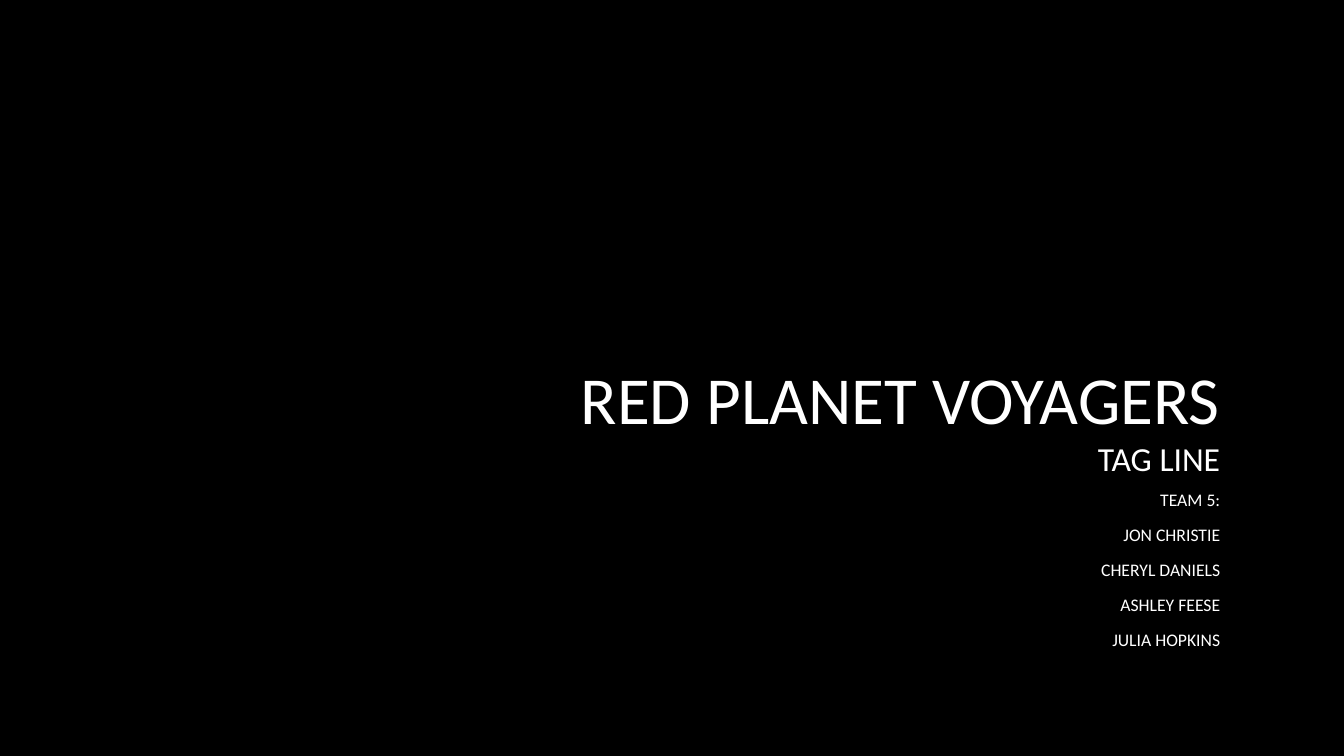
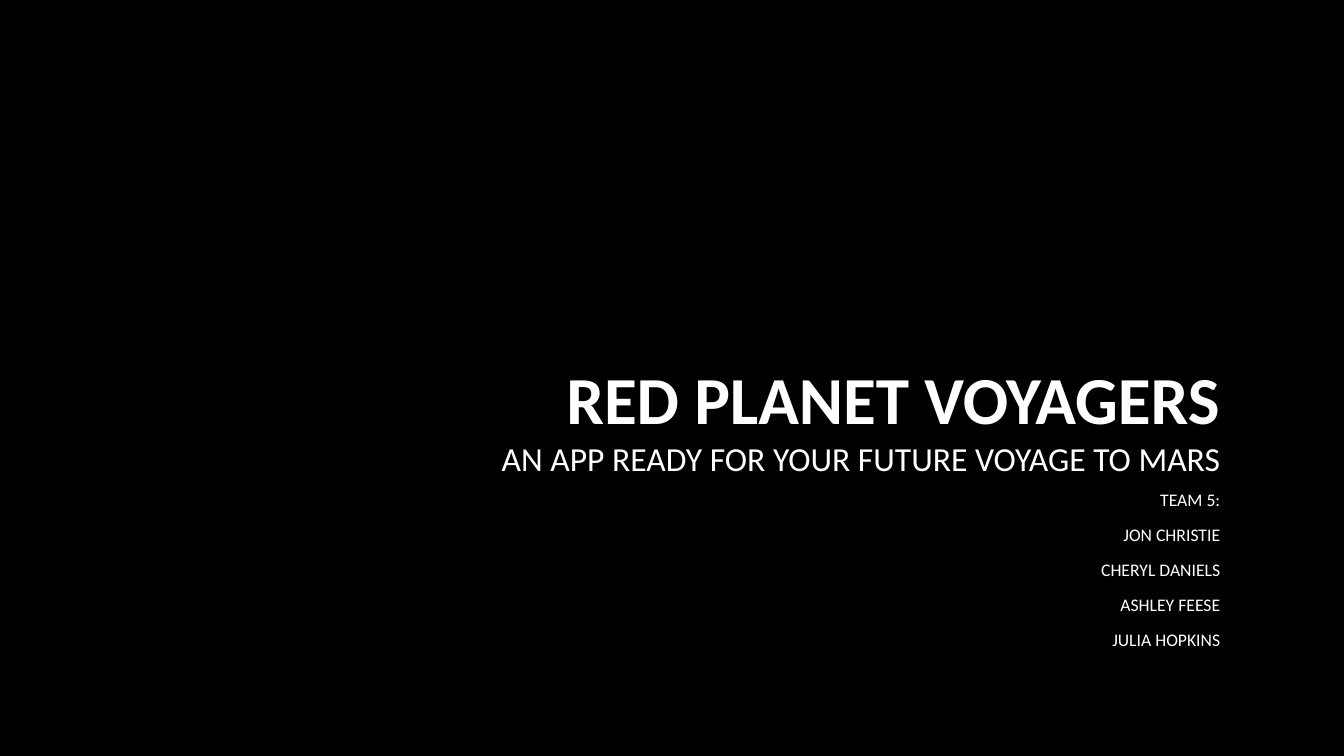
Before and after one commit to FenixTrax18/Project-2, a slide deck: slide 1 of Red Planet Voyagers.pptx. Drawn at 1344x756 pixels with LibreOffice and Linux fonts; fonts in the diff are those of the drawing; background and template pictures are left out. Boxes give left, top, right and bottom in pixels: in the first picture for what was removed or moved away, otherwise in the second. Text is boxed around its words. In the diff, an @@ line names an element or a change of style, - is before the commit and + after.

```diff
--- a/Red Planet Voyagers.pptx
+++ b/Red Planet Voyagers.pptx
@@ title at [502,380,1220,472]: text changed; size 48 to 24 pt @@
-RED PLANET VOYAGERS
-TAG LINE
+RED PLANET VOYAGERS
+AN APP READY FOR YOUR FUTURE VOYAGE TO MARS
```
Also in this commit, not shown: 5 other slides changed.
